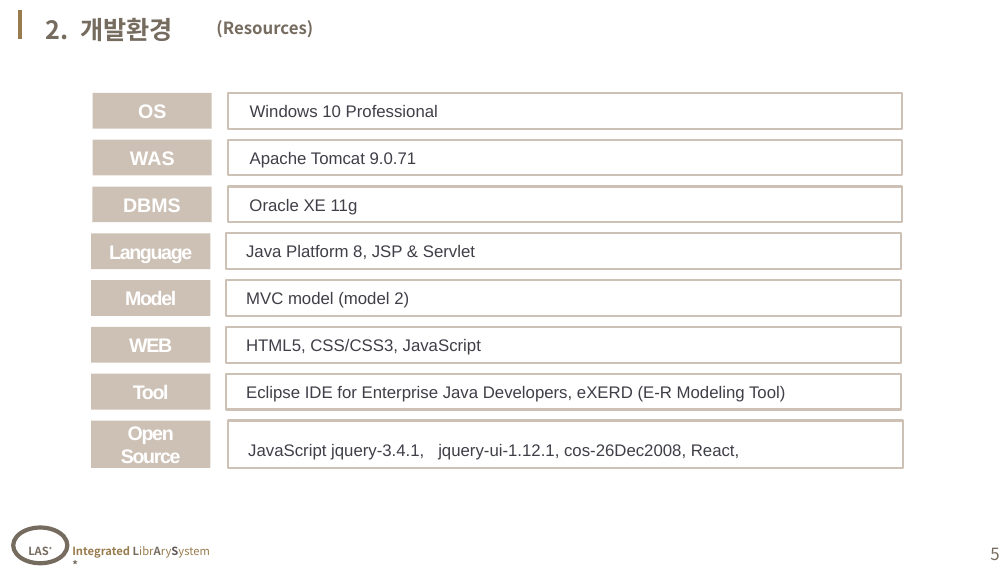
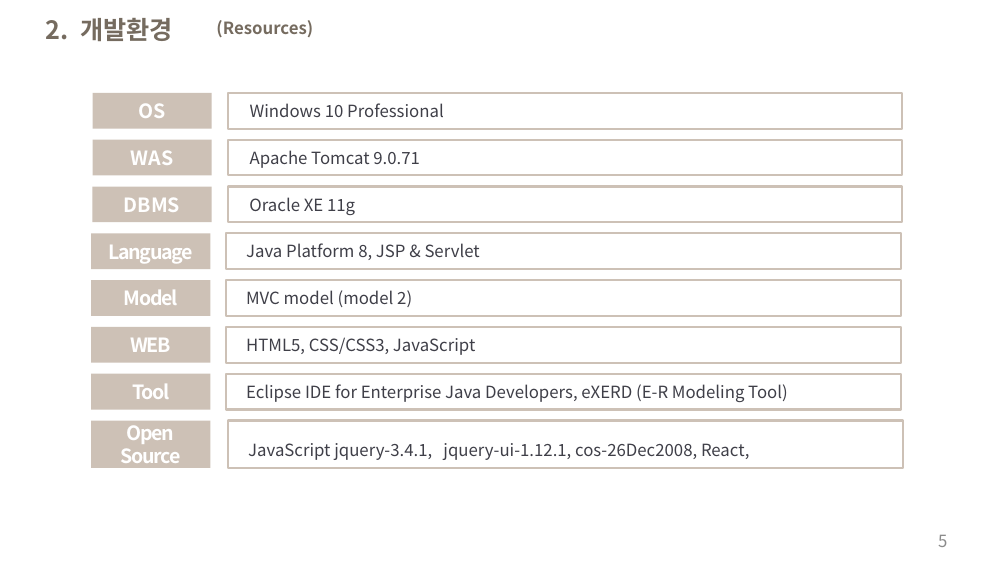
Before and after one commit to houn7145/class, a slide deck: slide 5 of project/EX/ppt가본.pptx. Drawn at 1008x567 pixels with LibreOffice and Linux fonts; fonts in the diff are those of the drawing; background and template pictures are left out. Boxes give left, top, right and bottom in pixels: in the first picture for what was removed or moved away, otherwise in the second. Text is boxed around its words. In the diff, an @@ line names an element or a change of style, - is before the commit and + after.

```diff
--- a/project/EX/ppt가본.pptx
+++ b/project/EX/ppt가본.pptx
@@ line removed from (20, 10) to (20, 39) @@
@@ font Arial to Noto Sans CJK KR in 15 elements at (228, 93, 902, 128), (93, 140, 212, 175), (228, 140, 902, 175), (93, 186, 212, 222), (228, 186, 902, 222), (91, 233, 210, 269), (226, 233, 900, 269), (91, 327, 210, 362), (226, 327, 900, 362), (91, 280, 210, 316), (226, 280, 900, 316), (229, 420, 903, 468), (91, 420, 210, 468), (91, 374, 210, 410), (226, 374, 900, 410) @@
@@ ellipse removed at (13, 527, 68, 562) @@
-LAS*
@@ page number: place and size @@
-page number at (990, 547, 999, 560)
+page number at (938, 535, 947, 547)
@@ page number at (938, 535, 947, 547): text colour #756B5F to #8C8C8C @@
@@ text removed at (72, 546, 210, 558) @@
-Integrated LibrArySystem *
```
Also in this commit, not shown: 21 other slides changed, 2 slides added, 2 slides removed, 9 other files.
